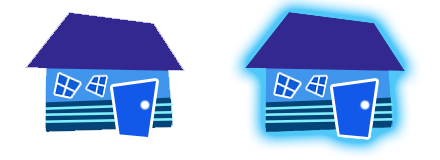
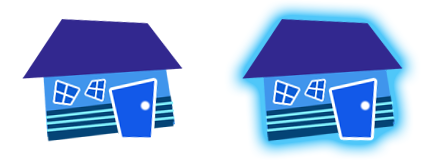
Layers edited between the first and the second 440 × 160 image:
added layer "Blue House copy" above "Blue House" over bbox(242, 18, 403, 142)
added layer "Blue House" above "Layer 3" over bbox(22, 18, 183, 142)
hid "Layer 3" over bbox(245, 12, 405, 140)
hid "Layer 2" over bbox(25, 12, 185, 140)
